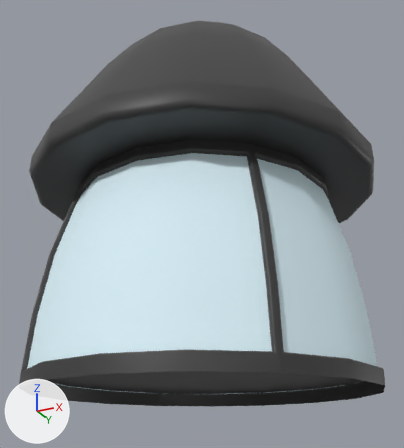
An edit to the FBX model Assets/Models/faro_movil.fbx, drawn before and after from the same camera.
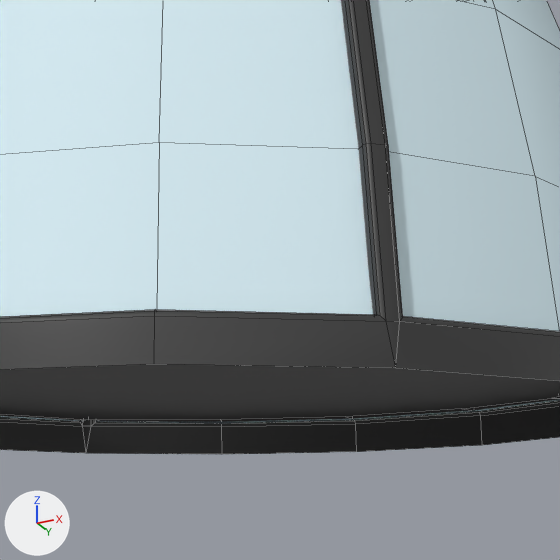
Each version appears first whole from a 50 mm camera at (7.35, -14.78, -7.57) aimed at (-0.11, 0.14, -0.85), and next in a close-up on the part from 31% to 86% of the width and 51% to 100% of the height. The lights are fixed; the arrows at lower left show +X, +Y and +Z. The close-ups show mesh edges as thin lines. Where no turn or scale is listed for an object, it has been applied to the vertices.

Script lines for the objects in view, before the commit:
```python
me_mesh = bpy.data.meshes.new('Mesh')
me_mesh.from_pydata(...)  # 549 vertices, 510 faces; spans x -5.42..5.42, y -5.42..5.42, z -6.1..6.1
# faces by material slot: [446, 64]
me_mesh.materials.append(mat_mat_black)  # black #3c3c3c
me_mesh.materials.append(mat_mat_glass)  # white #e0f7ff
ob_faro_movil = bpy.data.objects.new('Faro_movil', me_mesh)
ob_faro_movil.location = (0.0, 0.0, 0.0)
```
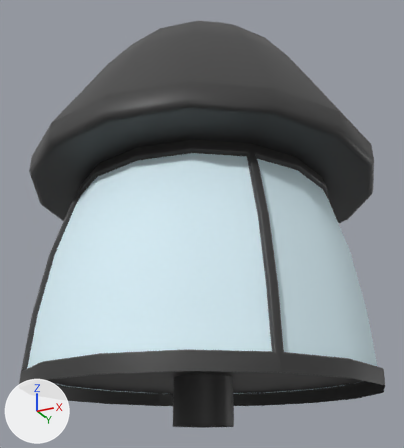
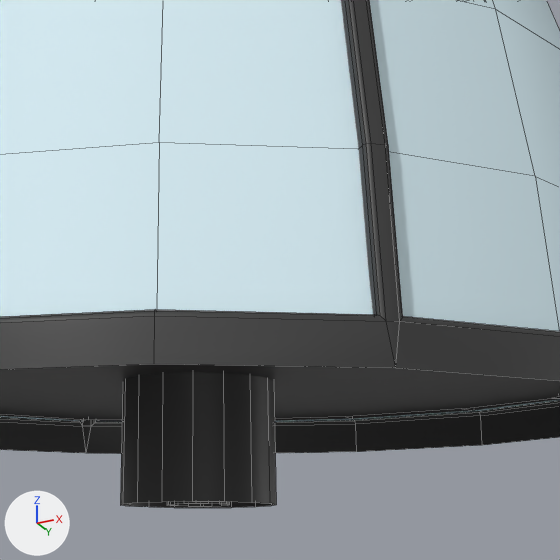
Commit message: Faro con bombilla.

What differs and where, as boxes (x1, y1, x2, y2) in the close-ups (560 x 560 px):
'Faro_movil', reshaped: before (0, 0, 560, 454); after (0, 0, 560, 508)
part 1 of me_mesh, added: after (167, 502, 229, 506)
part 2 of me_mesh, added (black): after (120, 372, 276, 508)

The change, as a diff of the scene's bpy script:
```diff
--- a/Assets/Models/faro_movil.fbx.py
+++ b/Assets/Models/faro_movil.fbx.py
@@ mat_mat_bombilla @@
+mat_mat_bombilla = principled_material('MAT_BOMBILLA')
+mat_mat_bombilla.base_color = (1.0, 0.429, 0.0)  # orange #ffaf00
+mat_mat_bombilla.roughness = 0.29
@@ me_mesh @@
 # used by ob_faro_movil; location = (0.0, 0.0, 0.0)
-me_mesh.from_pydata(...)  # 549 vertices, 510 faces; spans x -5.42..5.42, y -5.42..5.42, z -6.1..6.1
+me_mesh.from_pydata(...)  # 677 vertices, 594 faces; spans x -5.42..5.42, y -5.42..5.42, z -6.96..6.1
+# me_mesh part 1: a new loose piece of 32 vertices spanning x -0.34..0.34, y -0.34..0.34, z -6.96..-3.41, in mat_mat_black (black #3c3c3c)
+# me_mesh part 2: a new loose piece of 32 vertices spanning x -0.85..0.85, y -0.85..0.85, z -6.96..-4.96, in mat_mat_black (black #3c3c3c)
 me_mesh.materials.append(mat_mat_black)
 me_mesh.materials.append(mat_mat_glass)
+me_mesh.materials.append(mat_mat_bombilla)  # orange #ffaf00
```
